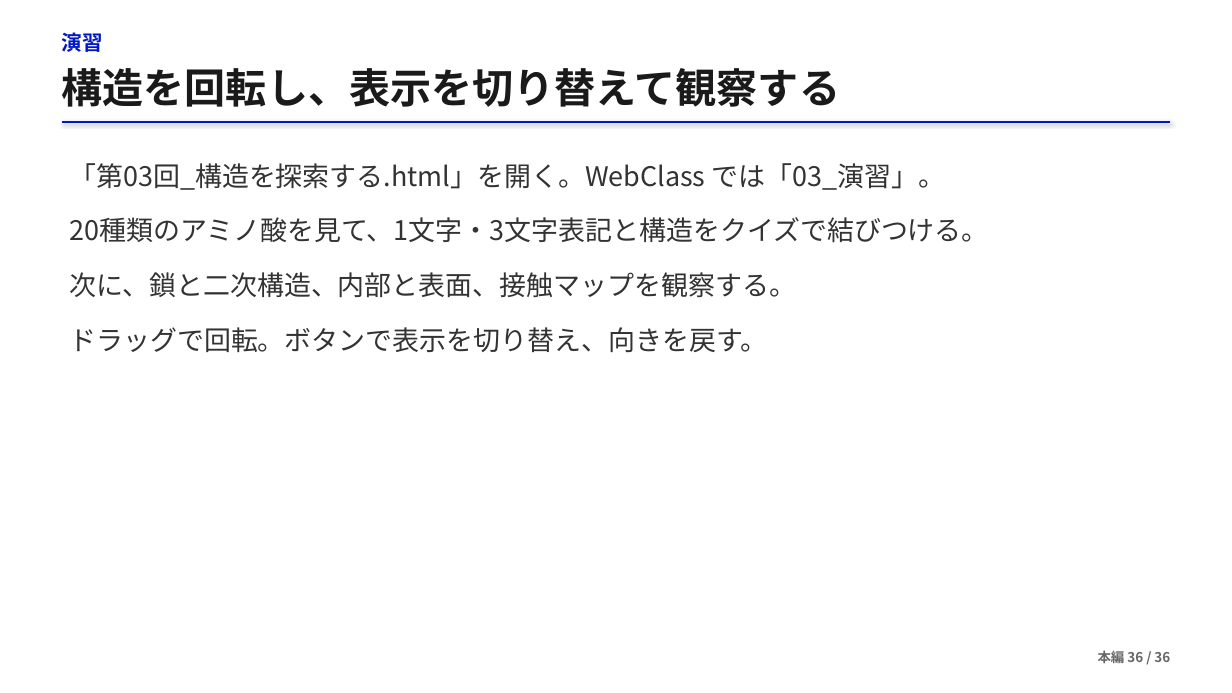
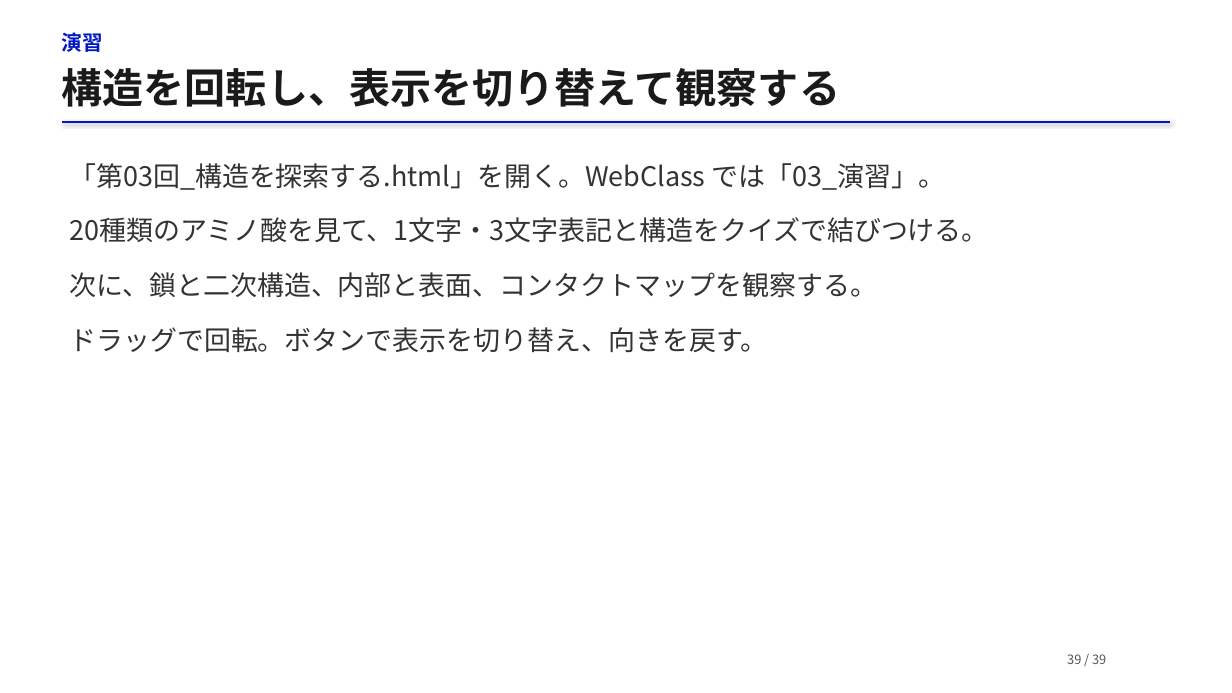
Before and after one commit to matsunagalab/lecture_bioinfo, a slide deck: slide 39 of 03_タンパク質構造の基礎/03_タンパク質構造の基礎.pptx (slide 36 before the commit). Drawn at 1232x693 pixels with LibreOffice and Linux fonts; fonts in the diff are those of the drawing. Boxes give left, top, right and bottom in pixels: in the first picture for what was removed or moved away, otherwise in the second. Text is boxed around its words. In the diff, an @@ line names an element or a change of style, - is before the commit and + after.

```diff
--- a/03_タンパク質構造の基礎/03_タンパク質構造の基礎.pptx
+++ b/03_タンパク質構造の基礎/03_タンパク質構造の基礎.pptx
@@ text at (69, 272, 877, 298): text changed @@
-次に、鎖と二次構造、内部と表面、接触マップを観察する。
+次に、鎖と二次構造、内部と表面、コンタクトマップを観察する。
@@ text added at (1067, 654, 1106, 664), 10 pt, text #555555 @@
+39 / 39
@@ text removed at (1098, 650, 1170, 663) @@
-本編 36 / 36
```
Also in this commit, not shown: 23 other slides changed, 17 slides added, 14 slides removed, 2 other files.
